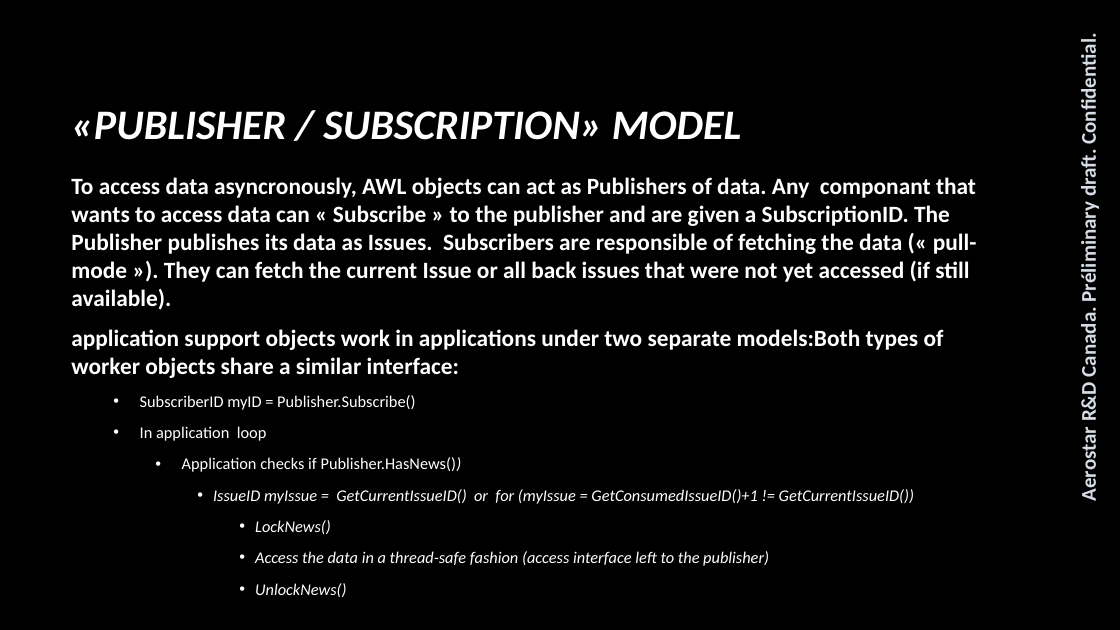
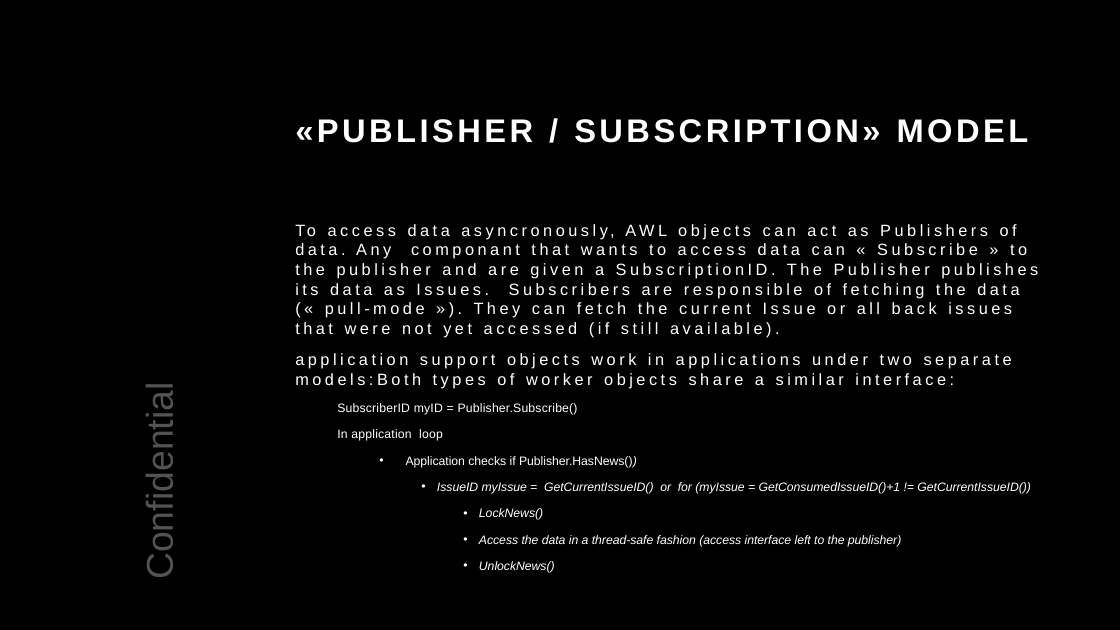
Before and after one commit to samanwaya-jena/EVAL-ADAL6110-16-GUI, a slide deck: slide 25 of docs/AWL Core Software Lib Summary.pptx. Drawn at 1120x630 pixels with LibreOffice and Linux fonts; fonts in the diff are those of the drawing; background and template pictures are left out. Boxes give left, top, right and bottom in pixels: in the first picture for what was removed or moved away, otherwise in the second. Text is boxed around its words. In the diff, an @@ line names an element or a change of style, - is before the commit and + after.

```diff
--- a/docs/AWL Core Software Lib Summary.pptx
+++ b/docs/AWL Core Software Lib Summary.pptx
@@ text removed at box(1076, 44, 1102, 500) @@
-Aerostar R&D Canada. Préliminary draft. Confidential.
@@ title "«PUBLISHER / SUBSCRIPTION» MODEL": place and size @@
-title "«PUBLISHER / SUBSCRIPTION» MODEL" at box(71, 111, 741, 140)
+title "«PUBLISHER / SUBSCRIPTION» MODEL" at box(295, 119, 1029, 143)
@@ title "«PUBLISHER / SUBSCRIPTION» MODEL" at box(295, 119, 1029, 143): size 36 to 28 pt, font Calibri to Arial, letter spacing 0 to 3 pt, italic off; vertical alignment middle to top @@
@@ text "To access data asyncronously, AWL ...": place and size @@
-text "To access data asyncronously, AWL ..." at box(71, 177, 977, 597)
+text "To access data asyncronously, AWL ..." at box(295, 224, 1038, 573)
@@ text "To access data asyncronously, AWL ..." at box(295, 224, 1038, 573): size 20 to 14 pt, letter spacing 0 to 3 pt, bold off in "To access data asyncronously, AWL objects can ...", "application support objects work in applications under ..."; font Calibri to Arial; size 14 to 10.5 pt in "SubscriberID myID = Publisher.Subscribe()", "In application loop", "Application checks if Publisher.HasNews())", "IssueID myIssue = GetCurrentIssueID() or for (myIssue ..." and 3 more places; letter spacing 0 to 0.2 pt in "SubscriberID myID = Publisher.Subscribe()", "In application loop"; bullet • to none; vertical alignment middle to top @@
@@ text added at box(139, 401, 181, 573), 32 pt, text #525252 @@
+Confidential
```
Also in this commit, not shown: 24 other slides changed, 3 other files.
